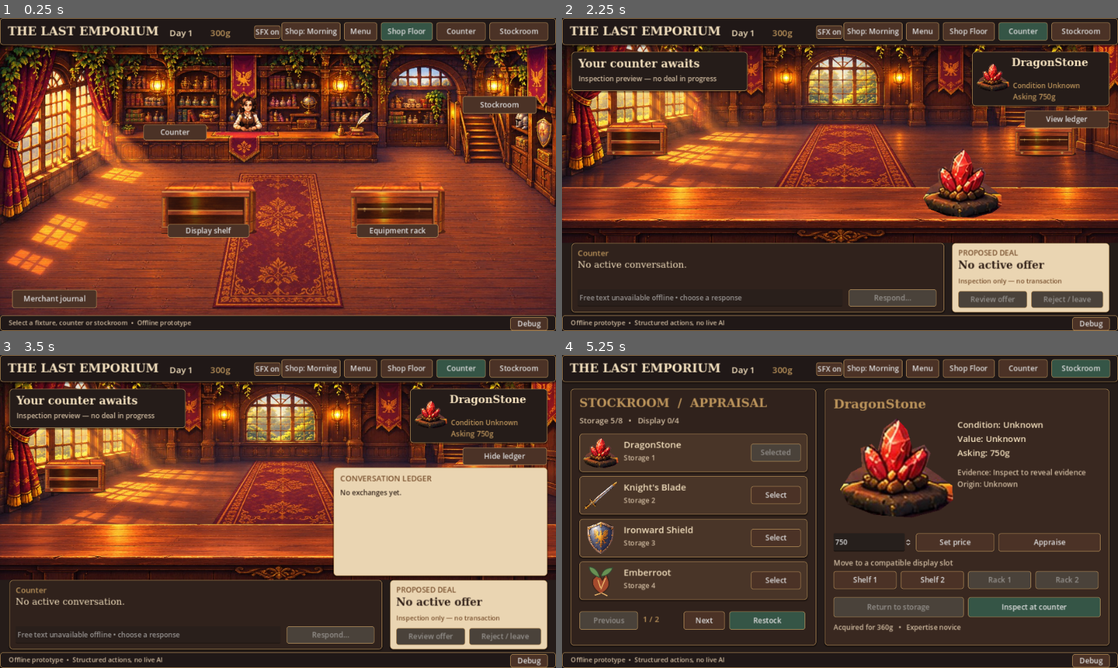
Above: before the commit, frames 1-4 (two rows, left to right).
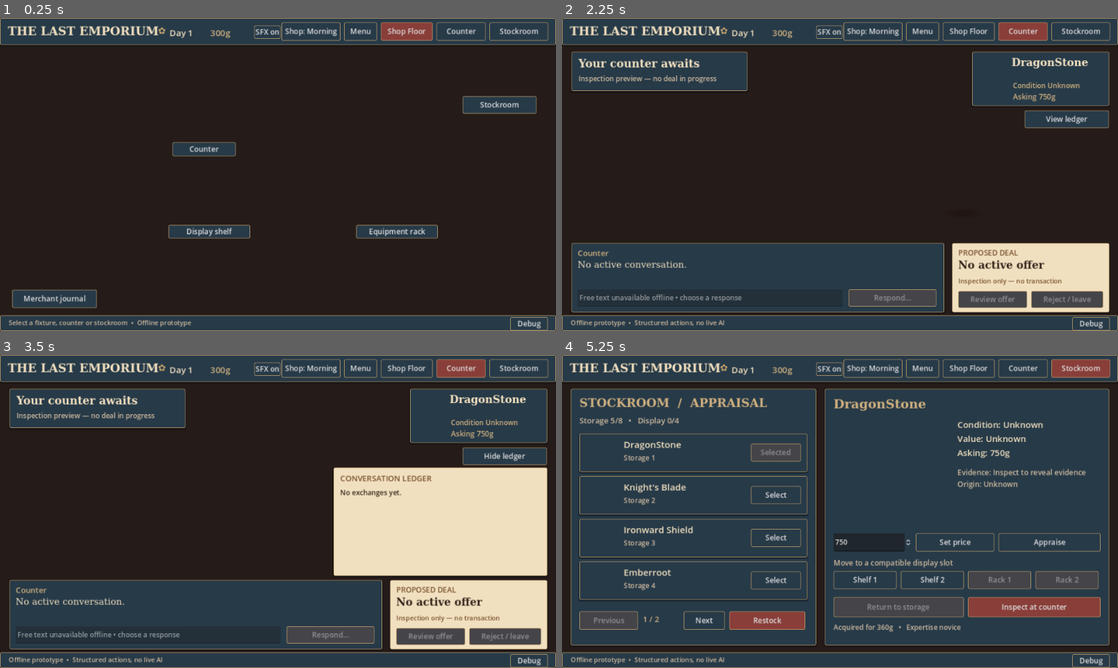
Above: after the commit, the same moments.

Repository: flyingdurian/THE_LAST_EMPORIUM
Game: Godot game, scene res://ui/Japan.tscn
Two runs of this game, one before a commit and one after it. Both use one fixed random seed, a clock stepped at 60 frames per second and the inputs below. Before the commit the project starts from res://ui/Week.tscn.
Inputs:
- Up to frame 1 (0.25 s): no input
- Up to frame 2 (2.25 s): click "Display shelf" at 0.5 s; click "Equipment rack" at 1.25 s; click "Counter" at 2 s
- Up to frame 3 (3.5 s): click "View ledger" at 2.75 s
- Up to frame 4 (5.25 s): click "Hide ledger" at 3.5 s; click "Counter" at 4.25 s; click "Stockroom" at 5 s

The runs differ from the first frame. In frame 1, 88% of the frame differs, in the area x 0-100%, y 0-100%; in frame 2, 79%; in frame 3, 68%; in frame 4, 83%.

Commit message:
Gate F: Japanese dual-view art registry, independent pixel animation and theme shell

Diff:
--- a/project.godot
+++ b/project.godot
@@ -1,8 +1,8 @@
 ; Godot 4 project, offline graybox integration harness
 config_version=5
 [application]
-config/name="The Last Emporium - Merchant's Week"
-run/main_scene="res://ui/Week.tscn"
+config/name="The Last Emporium - Japanese Merchant's Week"
+run/main_scene="res://ui/Japan.tscn"
 [autoload]
 EmporiumAudio="*res://audio/manager.gd"
 [display]
--- /dev/null
+++ b/ui/Japan.tscn
@@ -0,0 +1,8 @@
+[gd_scene load_steps=2 format=3]
+[ext_resource type="Script" path="res://ui/japan.gd" id="1"]
+[node name="JapaneseEmporium" type="Control"]
+layout_mode = 3
+anchors_preset = 15
+anchor_right = 1.0
+anchor_bottom = 1.0
+script = ExtResource("1")
--- /dev/null
+++ b/ui/japan.gd
@@ -0,0 +1,276 @@
+extends "res://ui/week.gd"
+## Japanese dual-style presentation only. Week domain remains the only authority.
+const JapanArt=preload("res://ui/japan_art.gd")
+const Retail=preload("res://ui/retail_director.gd")
+var jart=JapanArt.new()
+var retail=Retail.new()
+var customer_node: TextureRect
+var keeper_node: TextureRect
+var keeper_state: String="IDLE"
+var keeper_elapsed:=0.0
+var restock_pending:=false
+var restock_remaining:=0.0
+const J_INK=Color("222b36")
+const J_PANEL=Color("273a48")
+const J_PAPER=Color("f1e0bf")
+const J_ACCENT=Color("c9a66e")
+const J_RED=Color("893e39")
+const J_GREEN=Color("3f6559")
+func _ready() -> void:
+	super._ready()
+func pixel(parent: Control,texture: Texture2D,rect: Rect2) -> TextureRect:
+	var t:=pic(parent,texture,rect)
+	t.stretch_mode=TextureRect.STRETCH_SCALE
+	t.texture_filter=CanvasItem.TEXTURE_FILTER_NEAREST
+	return t
+func portrait_texture(c: Dictionary,key: String) -> Texture2D:
+	return jart.portrait(str(c.id),key)
+func floor_texture(c: Dictionary) -> Texture2D:
+	return jart.sprite(str(c.id),0)
+func fixture_pos(s: Dictionary,fixture: String) -> Vector2:
+	var p:=super.fixture_pos(s,fixture)
+	return Vector2(round(p.x/4)*4,round(p.y/4)*4)
+func box(parent: Control,rect: Rect2,color: Color=Color("251c19")) -> Panel:
+	var chosen: Color=J_PAPER if color.get_luminance()>0.48 else (J_INK if color.get_luminance()<0.04 else J_PANEL)
+	var p:=super.box(parent,rect,chosen)
+	var sb:=StyleBoxFlat.new()
+	sb.bg_color=chosen; sb.border_color=J_ACCENT; sb.set_border_width_all(1); sb.set_corner_radius_all(3)
+	sb.shadow_color=Color(0.02,0.03,0.06,0.5); sb.shadow_size=3; sb.shadow_offset=Vector2(0,2)
+	p.add_theme_stylebox_override("panel",sb)
+	return p
+func label(parent: Control,text: String,rect: Rect2,font_size: int=18,color: Color=Color("f2dfbd")) -> Label:
+	var l:=super.label(parent,text,rect,font_size,color)
+	if color==Color("bc945b"): l.add_theme_color_override("font_color",J_ACCENT.lightened(.12))
+	elif color==Color("f2dfbd"): l.add_theme_color_override("font_color",J_PAPER)
+	return l
+func btn(parent: Control,text: String,rect: Rect2,fn: Callable,disabled: bool=false,primary: bool=false) -> Button:
+	var b:=super.btn(parent,text,rect,fn,disabled,primary)
+	for mode in ["normal","hover","pressed","disabled","focus"]:
+		var sb:=StyleBoxFlat.new()
+		sb.bg_color=J_RED if primary else J_PANEL
+		if mode=="hover": sb.bg_color=sb.bg_color.lightened(.17)
+		if mode=="pressed": sb.bg_color=sb.bg_color.darkened(.15)
+		if mode=="disabled": sb.bg_color=Color("444449")
+		if mode=="focus": sb.bg_color=Color(0,0,0,0)
+		sb.border_color=J_ACCENT; sb.set_border_width_all(1); sb.set_corner_radius_all(3)
+		b.add_theme_stylebox_override(mode,sb)
+	return b
+func refresh() -> void:
+	customer_node=null; keeper_node=null
+	super.refresh()
+	if view=="floor" and restock_pending:
+		restock_pending=false; restock_remaining=1.6; keeper_elapsed=0
+func command(kind: String,args: Dictionary={},player_line: String="") -> void:
+	var old: int=int(shop.snapshot().revision)
+	super.command(kind,args,player_line)
+	var after: Dictionary=shop.snapshot()
+	if int(after.revision)!=old and kind in ["restock","move"]:
+		if view=="floor": restock_remaining=1.6; keeper_elapsed=0
+		else: restock_pending=true
+func _process(delta: float) -> void:
+	if view!="floor": return
+	var s: Dictionary=last_snapshot
+	if s.is_empty(): return
+	if is_instance_valid(customer_node):
+		retail.step(delta)
+		customer_node.position=retail.snapped()
+		customer_node.texture=jart.sprite(str(s.customer.id),jart.frame_index(retail.state,retail.elapsed))
+		customer_node.flip_h=retail.facing_left
+	if is_instance_valid(keeper_node):
+		restock_remaining=maxf(0,restock_remaining-delta)
+		var next: String="RESTOCK" if restock_remaining>0 else ("INTERACT" if active(s) else "IDLE")
+		if keeper_state!=next: keeper_state=next; keeper_elapsed=0
+		keeper_elapsed+=delta
+		keeper_node.texture=jart.sprite("shopkeeper",jart.frame_index(keeper_state,keeper_elapsed))
+func draw_header(s: Dictionary) -> void:
+	super.draw_header(s)
+	# A small lacquer seal, not a change to the title or story.
+	var seal:=label(root,"✿",Rect2(360,17,27,29),21,J_ACCENT)
+	seal.horizontal_alignment=HORIZONTAL_ALIGNMENT_CENTER
+func draw_fixture(s: Dictionary,fixture: String) -> void:
+	var pos:=fixture_pos(s,fixture)
+	pixel(root,jart.env(fixture+"_world"),Rect2(pos,Vector2(260,132)))
+	var first:=0 if fixture=="shelf" else 2
+	for i in s.items.values():
+		if i.owner!="shop" or not str(i.location).begins_with("shelf:"): continue
+		if active(s) and s.visit_goal in ["buy","barter"] and i.instance==s.selected: continue
+		var slot:=int(str(i.location).get_slice(":",1))
+		if slot<first or slot>=first+2: continue
+		var t:=pixel(root,jart.item(str(i.id),"world"),jart.world_rect(str(i.id),pos,slot-first))
+		t.name="Display_"+str(i.instance); floor_items[str(i.instance)]=t
+	btn(root,"Display shelf" if fixture=="shelf" else "Equipment rack",Rect2(pos.x+36,pos.y+100,188,31),func(): selected_fixture=fixture; open_drawer("fixture"))
+func draw_counter_fixtures(s: Dictionary) -> void:
+	# Selective, authored projections of the actual furniture/stock. No painted visitors.
+	var config: Dictionary=Assets.config()
+	for fixture in Fixtures.IDS:
+		var coords: Array=config.counter_sockets[str(s.fixtures[fixture])]
+		var pos:=Vector2(float(coords[0]),float(coords[1]))
+		var scale_factor: float=float(coords[2])
+		pic(root,jart.env(fixture+"_counter"),Rect2(pos,Vector2(260,130)*scale_factor))
+		var first:=0 if fixture=="shelf" else 2
+		for item in s.items.values():
+			if item.owner!="shop" or not str(item.location).begins_with("shelf:"): continue
+			if item.instance==s.selected and ((active(s) and s.visit_goal in ["buy","barter"]) or not active(s)): continue
+			var slot:=int(str(item.location).get_slice(":",1))
+			if slot<first or slot>=first+2: continue
+			var r:=jart.world_rect(str(item.id),Vector2.ZERO,slot-first)
+			var t:=pic(root,jart.item(str(item.id),"icon"),Rect2(pos+r.position*scale_factor,r.size*scale_factor))
+			t.name="Background_"+str(item.instance); counter_items[str(item.instance)]=t
+
+func draw_stockroom(s: Dictionary) -> void:
+	var backdrop:=pic(root,jart.env("stockroom"),Rect2(0,64,1280,620)); backdrop.stretch_mode=TextureRect.STRETCH_SCALE
+	box(root,Rect2(20,78,565,590),Color("30221c"))
+	label(root,"STOCKROOM  /  APPRAISAL",Rect2(40,94,520,38),27,GOLD)
+	var owned: Array=[]
+	var storage_count:=0
+	var display_count:=0
+	for i in s.items.values():
+		if i.owner!="shop": continue
+		owned.append(i)
+		if str(i.location).begins_with("storage:"): storage_count+=1
+		if str(i.location).begins_with("shelf:"): display_count+=1
+	label(root,"Storage %d/%d   •   Display %d/4"%[storage_count,shop.capacity(s),display_count],Rect2(40,138,520,28),18,MUTED)
+	var pages:=maxi(1,int(ceil(float(owned.size())/4.0)))
+	stock_page=clampi(stock_page,0,pages-1)
+	for idx in range(stock_page*4,mini(owned.size(),stock_page*4+4)):
+		var i: Dictionary=owned[idx]
+		var id: String=i.instance
+		var y:=181+(idx-stock_page*4)*98
+		box(root,Rect2(40,y,525,88),Color("493528"))
+		pic(root,jart.item(str(i.id),"icon"),Rect2(49,y+5,80,78))
+		label(root,str(i.name),Rect2(142,y+9,280,30),21)
+		label(root,slot_name(str(i.location)),Rect2(142,y+44,280,29),16,MUTED)
+		btn(root,"Selected" if s.selected==id else "Select",Rect2(435,y+23,115,41),func(): command("select",{"item":id}),active(s) or s.selected==id,s.selected==id)
+	btn(root,"Previous",Rect2(40,590,135,42),func(): stock_page-=1; refresh(),stock_page==0)
+	label(root,"%d / %d"%[stock_page+1,pages],Rect2(186,595,104,32),18,GOLD)
+	btn(root,"Next",Rect2(280,590,95,42),func(): stock_page+=1; refresh(),stock_page>=pages-1)
+	btn(root,"Restock",Rect2(385,590,175,42),func(): command("restock"),active(s),true)
+	var i: Dictionary=s.item
+	box(root,Rect2(605,78,655,590),Color("392820"))
+	if i.owner!="shop":
+		label(root,"Select an owned item",Rect2(625,95,600,40),28,GOLD)
+		label(root,"Merchandise held by a customer is not your stock.",Rect2(625,170,600,60),20)
+		return
+	var knowledge:=Data.appraisal(i,s.expertise)
+	label(root,str(i.name),Rect2(625,95,600,40),29,GOLD)
+	pic(root,jart.item(str(i.id),"icon"),Rect2(640,145,260,230))
+	label(root,"Condition: "+knowledge.condition+"\nValue: "+knowledge.range+"\nAsking: %dg"%i.asking,Rect2(910,145,330,105),20)
+	label(root,"Evidence: "+knowledge.evidence+"\nOrigin: "+knowledge.provenance,Rect2(910,258,330,140),17,MUTED)
+	var locked: bool=active(s)
+	make_price(root,Rect2(625,410,180,42),int(i.asking))
+	btn(root,"Set price",Rect2(815,410,180,42),func(): command("price",{"amount":price_value}),locked)
+	btn(root,"Appraise",Rect2(1005,410,235,42),func(): command("appraise"),locked)
+	label(root,"Move to a compatible display slot",Rect2(625,466,600,27),17,MUTED)
+	for idx in range(4):
+		var loc: String="shelf:%d"%idx
+		btn(root,("Shelf " if idx<2 else "Rack ")+str(idx%2+1),Rect2(625+idx*155,497,145,41),func(): command("move",{"location":loc}),locked or shop.owned_slot(s,loc) or not Fixtures.slot_allowed(i,loc))
+	btn(root,"Return to storage",Rect2(625,557,300,46),func(): store_selected(),locked or str(i.location).begins_with("storage:"))
+	btn(root,"Inspect at counter",Rect2(935,557,305,46),func(): switch_view("counter"),false,true)
+	label(root,"Acquired for %dg   •   Expertise %s"%[i.acquisition_cost,"trained" if s.expertise else "novice"],Rect2(625,615,600,30),16,MUTED)
+
+func draw_floor(s: Dictionary) -> void:
+	# Pixel-world art is independent from the smooth VN and UI layers.
+	pixel(root,jart.env("floor"),Rect2(0,64,1280,624))
+	# Stationary shopkeeper behind separate counter foreground; both arms above the counter.
+	keeper_node=pixel(root,jart.sprite("shopkeeper",0),Rect2(548,140,64,96))
+	keeper_node.name="ShopkeeperPixel"
+	pixel(root,jart.env("floor_counter"),Rect2(380,224,400,96))
+	for fixture in Fixtures.IDS:
+		draw_fixture(s,fixture)
+	retail.sync(s,Assets.config().sockets)
+	if retail.state!="ABSENT":
+		customer_node=pixel(root,jart.sprite(str(s.customer.id),jart.frame_index(retail.state,retail.elapsed)),Rect2(retail.snapped(),Vector2(64,96)))
+		customer_node.name="CustomerPixel"
+		customer_node.flip_h=retail.facing_left
+	# UI remains separate from world textures; no fake shoppers.
+	btn(root,"Counter",Rect2(397,286,146,32),func(): open_counter())
+	btn(root,"Stockroom",Rect2(1065,180,170,40),func(): switch_view("stockroom"))
+	if waiting(s):
+		box(root,Rect2(720,77,532,74))
+		label(root,"Customer waiting  •  " + str(s.customer.name),Rect2(735,88,310,30),19,GOLD)
+		btn(root,"Serve customer",Rect2(1045,91,190,46),func(): open_counter(),false,true)
+	elif active(s):
+		btn(root,"Resume conversation",Rect2(1005,91,245,46),func(): switch_view("counter"),false,true)
+	if shop.next_waiting(s): btn(root,"Welcome next visitor",Rect2(1005,151,245,42),func(): command("next_customer"),false,true)
+	btn(root,"Merchant journal",Rect2(28,625,195,42),func(): open_drawer("journal"))
+	if drawer=="journal": draw_journal(s)
+	elif drawer=="report": draw_report(s)
+	elif drawer == "fixture": draw_fixture_panel(s)
+	elif drawer == "status":
+		box(root,Rect2(28,78,300,250))
+		label(root,"Shop hours",Rect2(44,93,260,38),24)
+		btn(root,"Open shop",Rect2(44,140,268,42),func(): command("open"),s.phase != "morning",true)
+		btn(root,"Close shop",Rect2(44,188,268,42),func(): command("close"),s.phase != "open")
+		btn(root,"Closing report",Rect2(44,236,268,34),func(): open_drawer("report"),s.phase!="closed")
+		btn(root,"Next day",Rect2(44,275,268,34),func(): command("next_day"),s.phase != "closed" or s.day >= 5)
+
+
+func draw_counter(s: Dictionary) -> void:
+	var n: Dictionary = s.session
+	var is_active := active(s)
+	var has_customer: bool = is_active or social_present(s)
+	var show_departure := portrait_event == "exit"
+	# Identical physical view for inspection, waiting, negotiation and settlement.
+	counter_room = pic(root,jart.env("counter_room"),Rect2(0,62,1280,330))
+	counter_room.stretch_mode = TextureRect.STRETCH_SCALE
+	draw_counter_fixtures(s)
+	if has_customer or show_departure:
+		var emotion: String = str(n.get("expression","relieved" if int(s.customer.get("history_modifier",0)) > 0 else "interested"))
+		var key := JapanArt.expression(emotion)
+		portrait = pic(root,portrait_texture(s.customer,key),Rect2(280,64,470,370))
+		portrait.name = "CustomerPortrait"
+		portrait.texture_filter=CanvasItem.TEXTURE_FILTER_LINEAR
+		animate_customer(portrait,emotion,float(s.customer.get("presentation_motion",1.0)))
+	# Physical counter surface occludes the lower body. All staged merchandise is above this layer.
+	counter_surface = pic(root,jart.env("counter_surface"),Rect2(0,390,1280,128))
+	counter_surface.stretch_mode = TextureRect.STRETCH_SCALE
+	if has_customer or show_departure:
+		box(root,Rect2(22,78,278,78))
+		label(root,str(s.customer.name),Rect2(36,88,275,32),27)
+		label(root,str(s.customer.get("role","Customer"))+"  •  "+str(n.get("expression","Remembering")).capitalize(),Rect2(36,123,250,26),17,GOLD)
+	else:
+		box(root,Rect2(22,78,405,90)); label(root,"Your counter awaits",Rect2(38,90,370,38),25)
+		label(root,"Inspection preview — no deal in progress" if s.item.owner=="shop" else "Prepare your display and open the shop.",Rect2(38,128,370,38),16,MUTED)
+		if waiting(s): btn(root,"Welcome customer",Rect2(22,180,240,45),func(): open_counter(),false,true)
+	var i: Dictionary = s.item
+	# Item anchor is independent of the HUD and ledger; texture fit accommodates large objects.
+	if (is_active and s.visit_goal in ["buy","sell","barter"]) or (not is_active and i.owner=="shop"):
+		var stage := Presentation.stage_rect(i)
+		pic(root,Assets.texture(str(Assets.config().stage_shadow)),Presentation.shadow_rect(i))
+		item_stage = pic(root,jart.item(str(i.id),"stage"),stage)
+		item_stage.name = "StagedItem"
+		box(root,Rect2(944,78,316,124))
+		pic(root,jart.item(str(i.id),"icon"),Rect2(955,91,74,91))
+		label(root,str(i.name),Rect2(1035,88,213,50),19 if str(i.name).length() > 12 else 24)
+		label(root,"Condition " + str(Data.appraisal(i,s.expertise).condition),Rect2(1038,144,207,25),16,GOLD)
+		label(root,("Seller asks %dg" % n.offer) if s.visit_goal=="sell" and is_active else "Asking %dg" % n.get("ask",i.asking),Rect2(1038,169,207,25),17,GOLD)
+	btn(root,"Hide ledger" if ledger else "View ledger",Rect2(1065,213,194,40),func(): ledger = not ledger; refresh())
+	if is_active and s.visit_goal=="barter" and not ledger and n.has("trade_item"):
+		box(root,Rect2(944,260,316,73),Color("30221c"))
+		pic(root,jart.item(str(s.items[n.trade_item].id),"icon"),Rect2(950,265,60,60))
+		label(root,"Trade: "+str(s.items[n.trade_item].name)+"\n+ %dg"%n.trade_cash,Rect2(1018,265,232,61),16,GOLD)
+	if ledger: draw_ledger()
+	box(root,Rect2(22,518,858,159),Color("30221c"))
+	label(root,str(s.customer.name) if has_customer else "Counter",Rect2(36,528,820,26),18,GOLD)
+	var line: String = provider_line(s) if not n.is_empty() else (str(s.return_note) if s.return_note != "" else "No active conversation.")
+	var sc := ScrollContainer.new(); sc.position=Vector2(36,555); sc.size=Vector2(825,64); sc.horizontal_scroll_mode=ScrollContainer.SCROLL_MODE_DISABLED; root.add_child(sc)
+	var lines := VBoxContainer.new(); lines.size_flags_horizontal=Control.SIZE_EXPAND_FILL; sc.add_child(lines)
+	dialogue_label = label(lines,line,Rect2(0,0,807,57),21)
+	dialogue_label.custom_minimum_size = Vector2(807,0)
+	if conversation_font != null: dialogue_label.add_theme_font_override("font",conversation_font)
+	dialogue_label.mouse_filter = Control.MOUSE_FILTER_STOP
+	dialogue_label.gui_input.connect(func(event: InputEvent):
+		if event is InputEventMouseButton and event.pressed and event.button_index==MOUSE_BUTTON_LEFT: skip_dialogue())
+	if reveal_next and dialogue_speed>0: start_dialogue(line)
+	var edit := LineEdit.new(); edit.position = Vector2(36,624); edit.size = Vector2(610,40); edit.placeholder_text = "Free text unavailable offline • choose a response"; edit.editable = false; root.add_child(edit)
+	btn(root,"Respond…",Rect2(660,624,202,40),func(): open_drawer("responses"),is_active == false or n.status != "negotiating",true)
+	box(root,Rect2(898,518,362,159),Color("ead5b2"))
+	label(root,"PROPOSED PURCHASE" if s.visit_goal=="sell" else "PROPOSED DEAL",Rect2(912,528,334,27),17,Color("79512f"))
+	var offer := int(n.get("offer",0))
+	label(root,deal_text(s) if is_active else "No active offer",Rect2(912,554,335,36),21 if s.reservation.has("terms") else 24,Color("36251c"))
+	var pending: bool = is_active and n.status == "pending"
+	label(root,deal_detail(s),Rect2(912,594,335,29),15,Color("79512f"))
+	btn(root,("Confirm buy" if s.visit_goal=="sell" else ("Confirm trade" if s.reservation.has("terms") else "Confirm sale")) if pending else "Review offer",Rect2(912,628,159,39),func(): review_or_confirm(pending),not is_active or s.visit_goal in ["social","complaint"],true)
+	btn(root,"Reject / leave",Rect2(1080,628,166,39),func(): act("reject","No deal."),not is_active)
+	if drawer == "responses" and is_active and n.status == "negotiating": draw_responses(s)
+	if shop.next_waiting(s): btn(root,"Next visitor",Rect2(22,180,240,42),func(): command("next_customer"),false,true)
--- /dev/null
+++ b/ui/japan_art.gd
@@ -0,0 +1,59 @@
+extends RefCounted
+## Replaceable character, item and environment assets. No game rules.
+var registry: Dictionary = {}
+var textures: Dictionary = {}
+var frames: Dictionary = {}
+var portraits: Dictionary = {}
+func _init() -> void:
+	var parsed: Variant=JSON.parse_string(FileAccess.get_file_as_string("res://data/character_assets.json"))
+	if parsed is Dictionary: registry=parsed
+func tex(path: String) -> Texture2D:
+	if path.is_empty(): return null
+	if not textures.has(path):
+		textures[path]=load(path) as Texture2D if ResourceLoader.exists(path) else null
+	return textures[path]
+func env(key: String) -> Texture2D:
+	return tex(str(registry.get("environment",{}).get(key,"")))
+func item(id: String,kind: String) -> Texture2D:
+	return tex(str(registry.get("items",{}).get(id,{}).get(kind,"")))
+func sprite(id: String, index: int) -> Texture2D:
+	var key: String="%s:%d"%[id,index]
+	if not frames.has(key):
+		var c: Dictionary=registry.get("characters",{}).get(id,{})
+		var atlas:=AtlasTexture.new()
+		atlas.atlas=tex(str(c.get("pixel_sprite_sheet","")))
+		atlas.region=Rect2(index*32,0,32,48)
+		atlas.filter_clip=true
+		frames[key]=atlas
+	return frames[key]
+func portrait(id: String, emotion: String) -> Texture2D:
+	var key: String=id+":"+emotion
+	if portraits.has(key): return portraits[key]
+	var c: Dictionary=registry.get("characters",{}).get(id,{})
+	var path: String=str(c.get("vn_portrait_set",{}).get(emotion,c.get("vn_portrait_set",{}).get("neutral","")))
+	var master: Texture2D=tex(path)
+	var overlay: Dictionary=c.get("expression_overlays",{}).get(emotion,{})
+	if master!=null and not overlay.is_empty():
+		var face: Texture2D=tex(str(overlay.texture))
+		if face!=null:
+			var image: Image=master.get_image()
+			var patch: Image=face.get_image()
+			image.convert(Image.FORMAT_RGBA8); patch.convert(Image.FORMAT_RGBA8)
+			image.blit_rect(patch,Rect2i(Vector2i.ZERO,patch.get_size()),Vector2i(int(overlay.offset[0]),int(overlay.offset[1])))
+			master=ImageTexture.create_from_image(image)
+	portraits[key]=master
+	return master
+static func expression(emotion: String) -> String:
+	if emotion in ["pleased","relieved","happy"]: return "happy"
+	if emotion in ["fearful","frightened","surprised","distressed"]: return "surprised"
+	if emotion in ["offended","guarded","departing","angry","impatient"]: return "impatient"
+	return "neutral"
+func frame_index(state: String, time: float) -> int:
+	var a: Array=registry.get("animations",{}).get(state,[0])
+	var fps: float=8.0 if state=="WALK" else (3.5 if state in ["BROWSE","PICK_ITEM","INTERACT","RESTOCK"] else 2.0)
+	return int(a[posmod(int(floor(time*fps)),a.size())])
+func world_rect(id: String,pos: Vector2, slot: int) -> Rect2:
+	var size_data: Array=registry.get("items",{}).get(id,{}).get("world_size",[12,12])
+	var size:=Vector2(float(size_data[0])*4,float(size_data[1])*4)
+	var center:=pos+Vector2(72+slot*112,52)
+	return Rect2(Vector2(round((center.x-size.x/2)/4)*4,round((center.y-size.y)/4)*4),size)
--- /dev/null
+++ b/ui/retail_director.gd
@@ -0,0 +1,79 @@
+extends RefCounted
+## A pure presentation director. Actual visit state is the source of presence.
+## No economy, time advancement, reservations or customer state writes.
+const Fixtures=preload("res://domain/fixtures.gd")
+const ENTRY:=Vector2(640,568)
+const QUEUE:=Vector2(628,312)
+var visit_key: String=""
+var state: String="ABSENT"
+var position:=ENTRY
+var facing_left:=false
+var elapsed:=0.0
+var target_id: String=""
+var browse_point:=Vector2.ZERO
+var path: Array[Vector2]=[]
+var leg: String=""
+func key_for(s: Dictionary) -> String:
+	return "%d:%d:%s"%[int(s.day),int(s.get("visit_index",0)),str(s.customer.id)]
+func active(s: Dictionary) -> bool:
+	return not s.session.is_empty() and s.session.status in ["negotiating","pending"]
+func waiting(s: Dictionary) -> bool:
+	return s.phase=="open" and not s.visited and not s.get("visit_spec",[]).is_empty()
+func sync(s: Dictionary,sockets: Dictionary) -> void:
+	if s.phase!="open" or not (active(s) or waiting(s)):
+		state="ABSENT"; visit_key=""; target_id=""; path.clear(); return
+	var key:=key_for(s)
+	if active(s):
+		visit_key=key; state="CHECKOUT_QUEUE"; position=QUEUE; path.clear(); target_id=str(s.selected); return
+	if key==visit_key and state!="ABSENT": return
+	visit_key=key; position=ENTRY; state="IDLE"; elapsed=0; target_id=""; browse_point=Vector2.ZERO; path.clear()
+	var spec: Array=s.get("visit_spec",[])
+	if spec.size()<3 or not spec[1] in ["buy","barter"]: return
+	for i in s.items.values():
+		if i.owner!="shop" or i.id!=spec[2] or not str(i.location).begins_with("shelf:"): continue
+		var idx:=int(str(i.location).get_slice(":",1))
+		var fixture: String="shelf" if idx<2 else "rack"
+		var socket: String=str(s.fixtures[fixture])
+		var coords: Array=sockets.get(socket,[350,374])
+		var pos:=Vector2(float(coords[0]),float(coords[1]))
+		# Authored aisle-side approach, never the interior of the furniture.
+		browse_point=Vector2(pos.x+264 if pos.x<640 else pos.x-72,pos.y+10)
+		target_id=str(i.instance); break
+func begin_walk(to: Vector2, next_leg: String) -> void:
+	path.clear()
+	# Travel along center aisle then take a short horizontal approach.
+	var aisle:=Vector2(640,to.y)
+	if absf(position.x-640)>4: path.append(Vector2(640,position.y))
+	if position.distance_to(aisle)>4: path.append(aisle)
+	if aisle.distance_to(to)>4: path.append(to)
+	if path.is_empty(): path.append(to)
+	state="WALK"; leg=next_leg; elapsed=0
+func step(delta: float) -> void:
+	if state=="ABSENT": return
+	elapsed+=delta
+	match state:
+		"IDLE":
+			if elapsed>=0.35:
+				begin_walk(browse_point if target_id!="" else QUEUE,"browse" if target_id!="" else "queue")
+		"WALK":
+			if path.is_empty():
+				state="BROWSE" if leg=="browse" else "CHECKOUT_QUEUE"
+				elapsed=0; return
+			var point: Vector2=path[0]
+			var direction:=point-position
+			if absf(direction.x)>1: facing_left=direction.x<0
+			position=position.move_toward(point,190.0*delta)
+			if position.distance_to(point)<1:
+				position=point; path.pop_front()
+				if path.is_empty():
+					state="BROWSE" if leg=="browse" else "CHECKOUT_QUEUE"
+					if state=="BROWSE": facing_left=position.x<640
+					elapsed=0
+		"BROWSE":
+			if elapsed>=1.0: state="PICK_ITEM"; elapsed=0
+		"PICK_ITEM":
+			if elapsed>=0.65: begin_walk(QUEUE,"queue")
+		"CHECKOUT_QUEUE":
+			pass
+func snapped() -> Vector2:
+	return Vector2(round(position.x/4)*4,round(position.y/4)*4)
Not shown, changed: HANDOFF.md
Not shown, changed: art/PROVENANCE.md
Not shown, added: art/japan_assets.zip
Not shown, added: docs/JAPANESE_ASSET_GUIDE.md
